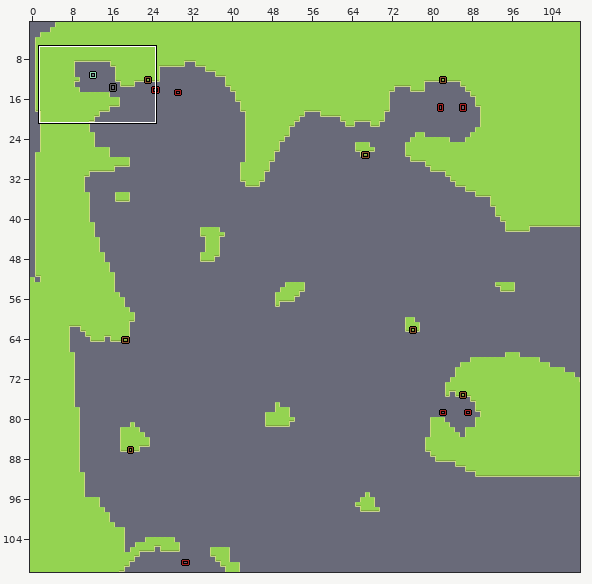
Two versions of a level (LDtk project, assets/levels/level.ldtk). The picture above shows the old version from afar; the outline marks the close-up.
Close-up. First the earlier version:
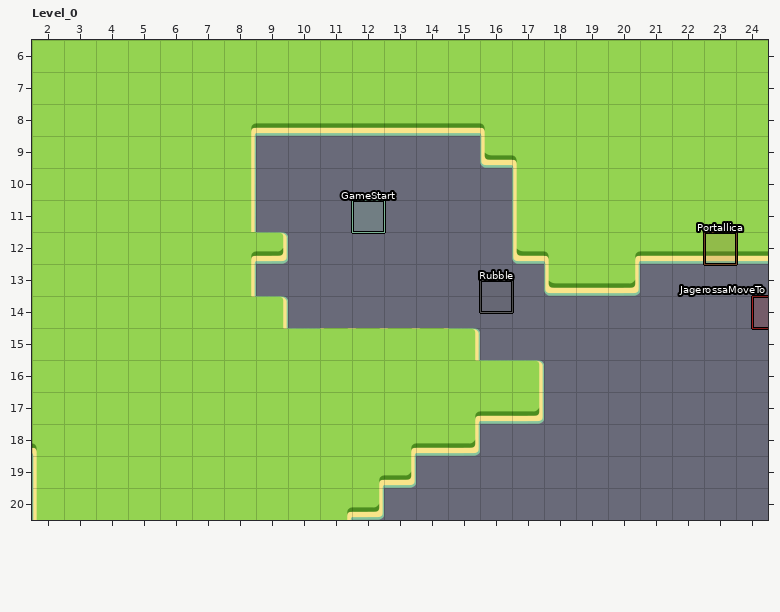
Cells are 100x100 px. Shown: Level_0 x 2..24, y 6..20.
Now the later version:
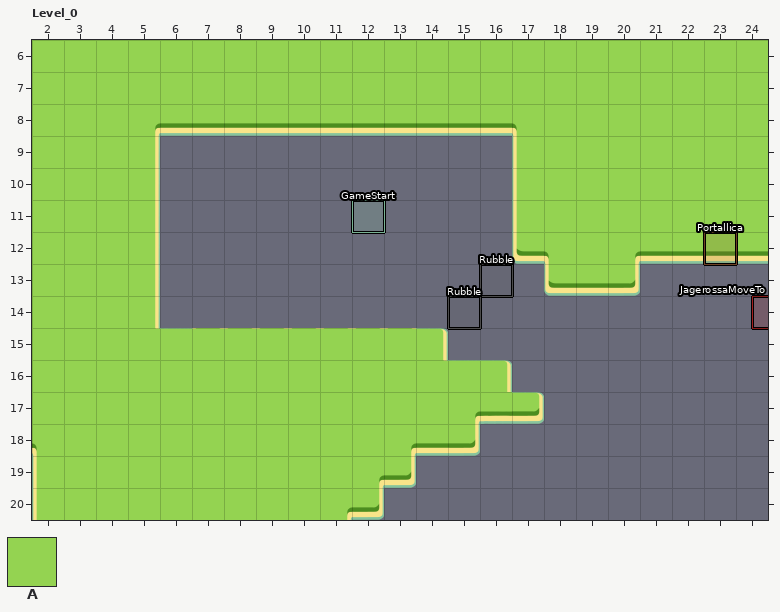
Key: from "Islands": A 1 "Ground".
_ is an empty cell.
Objects are placed by their top-left corner, in cells (3,4 is the top-left corner of cell 3,4); size is 1x1 cell unless given.
From old to new:
Layer "Islands":
Tile A is gone in row 9 at x 6 to 8 and 16; in rows 10 to 11 at x 6 to 8; in row 12 at x 6 to 9; in row 13 at x 6 to 8; in row 14 at x 6 to 9; in row 15 at x 15.
Tile A is gone in row 16 at x 17.
Layer "Entities":
Object "Rubble" rectangle at 16,13.5 becomes "Rubble" rectangle at 16,13.
A new object: "Rubble" rectangle at 15,14.
